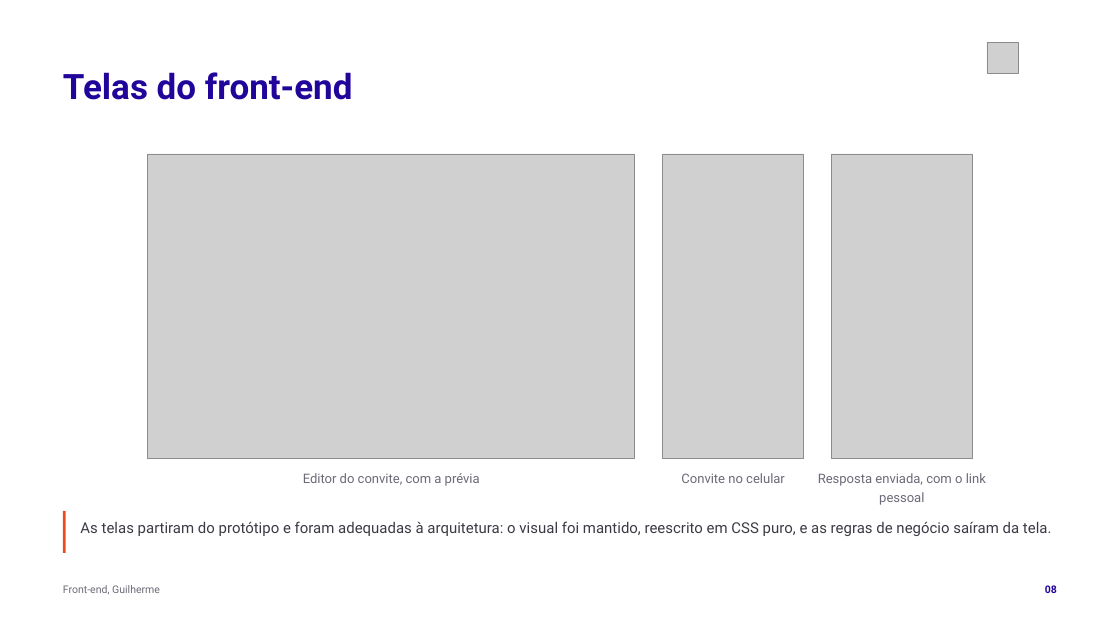
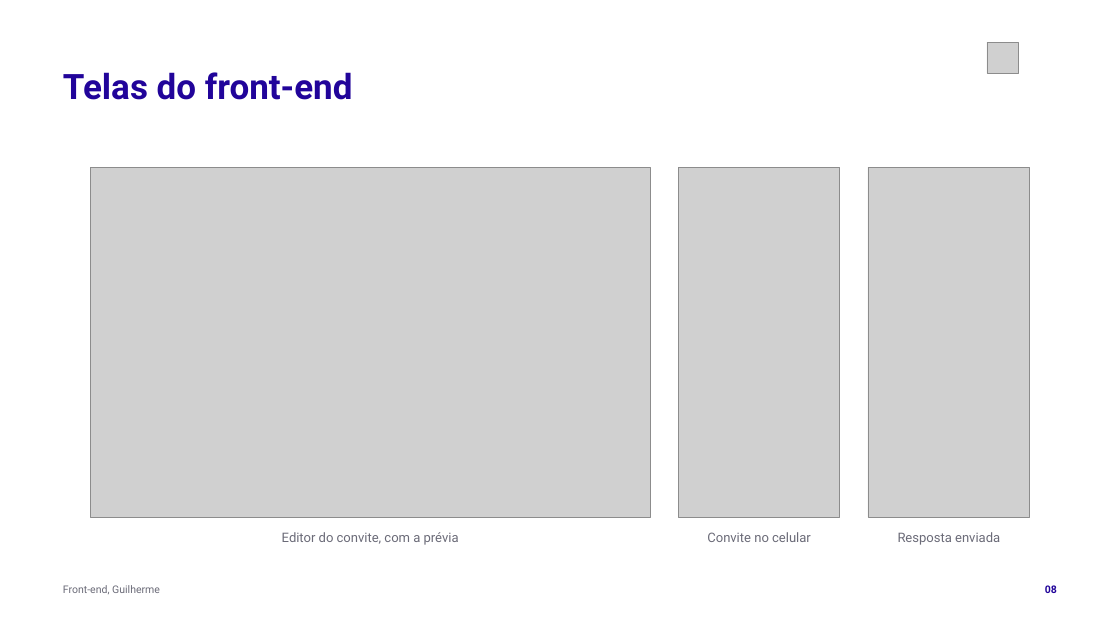
Before and after one commit to tcpassos/invite-app, a slide deck: slide 8 of trabalhos/T3-Apresentacao-Intermediaria.pptx. Drawn at 1120x630 pixels with LibreOffice and Linux fonts; fonts in the diff are those of the drawing; grey boxes stand for pictures. Boxes give left, top, right and bottom in pixels: in the first picture for what was removed or moved away, otherwise in the second. Text is boxed around its words. In the diff, an @@ line names an element or a change of style, - is before the commit and + after.

```diff
--- a/trabalhos/T3-Apresentacao-Intermediaria.pptx
+++ b/trabalhos/T3-Apresentacao-Intermediaria.pptx
@@ picture: place and size @@
-picture at [148, 154, 635, 458]
+picture at [90, 167, 650, 518]
@@ picture: place and size @@
-picture at [663, 154, 803, 458]
+picture at [678, 167, 840, 518]
@@ picture: place and size @@
-picture at [832, 154, 972, 458]
+picture at [868, 167, 1030, 518]
@@ rectangle removed at [63, 511, 66, 553] @@
@@ text "Editor do convite, com a ...": place and size @@
-text "Editor do convite, com a ..." at [303, 473, 480, 486]
+text "Editor do convite, com a ..." at [282, 532, 459, 545]
@@ text removed at [80, 521, 1052, 536] @@
-As telas partiram do protótipo e foram adequadas à arquitetura: o visual foi mantido, reescrito em CSS puro, e as regras de negócio saíram da tela.
@@ text "Convite no celular": place and size @@
-text "Convite no celular" at [681, 473, 785, 483]
+text "Convite no celular" at [707, 532, 811, 542]
@@ text at [898, 532, 1000, 545]: text changed @@
-Resposta enviada, com o link pessoal
+Resposta enviada
```
Also in this commit, not shown: 16 other slides changed, 4 other files.
